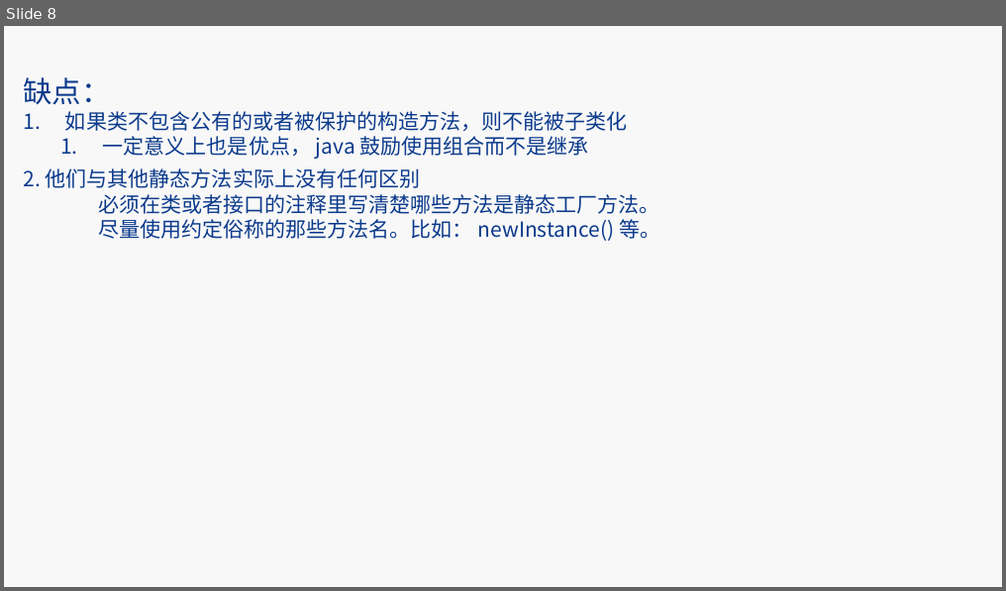
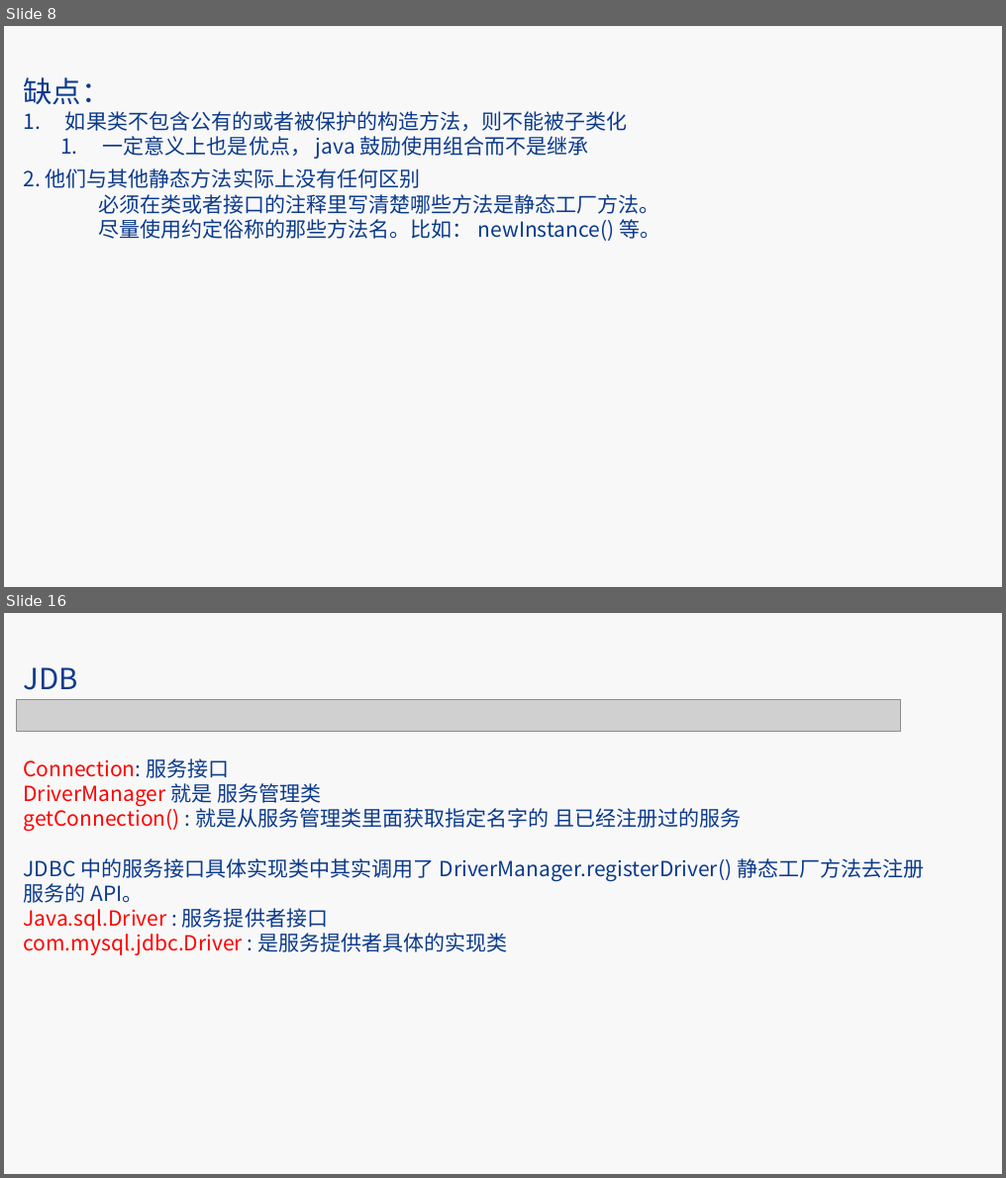
Before and after one commit to kinghaoyu/effectivejava, a slide deck: src/main/resources/ppt/后端技术分享之日常开发中的常用技巧.pptx. Shown one above the other, each under a label of ours: slide 8 before the commit, slides 8 and 16 after it; the slides between them are not shown. The pictures are 1006x591 and 1006x1178 pixels, drawn with LibreOffice and Linux fonts; fonts in the diff are those of the drawing; grey boxes stand for pictures; background and template pictures are left out. Boxes give left, top, right and bottom in pixels: in the first picture for what was removed or moved away, otherwise in the second. Text is boxed around its words. In the diff, an @@ line names an element or a change of style, - is before the commit and + after.

```diff
--- a/src/main/resources/ppt/后端技术分享之日常开发中的常用技巧.pptx
+++ b/src/main/resources/ppt/后端技术分享之日常开发中的常用技巧.pptx
@@ slide 16 added at bbox=[4, 613, 1002, 1174], background #F8F8F8 @@
@@ text added at bbox=[16, 657, 104, 699], 28 pt, text #0B3A8C @@
+JDBC
@@ picture added at bbox=[16, 699, 900, 731] @@
@@ text added at bbox=[23, 759, 924, 956], 20 pt, text #0B3A8C @@
+Connection: 服务接口
+DriverManager 就是 服务管理类
+getConnection() : 就是从服务管理类里面获取指定名字的 且已经注册过的服务
+JDBC 中的服务接口具体实现类中其实调用了 DriverManager.registerDriver() 静态工厂方法去注册
+服务的 API。
+Java.sql.Driver : 服务提供者接口
+com.mysql.jdbc.Driver : 是服务提供者具体的实现类
```
Also in this commit, not shown: 3 slides changed, 7 other slides added, 3 slides removed, 4 other files.
